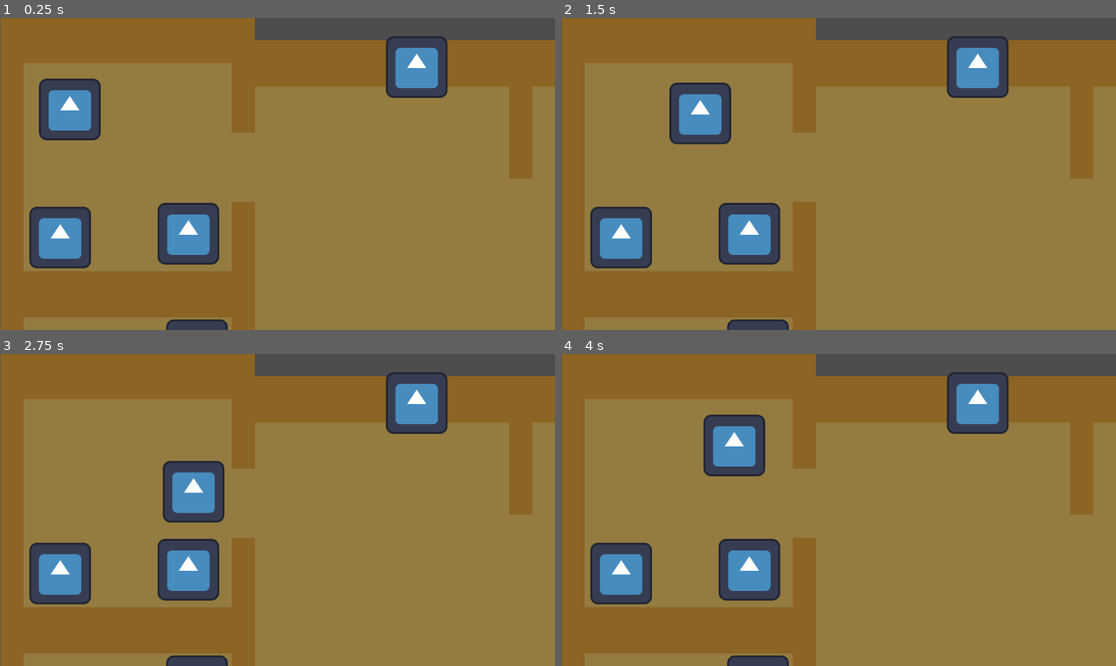
Above: before the commit, frames 1-4 (two rows, left to right).
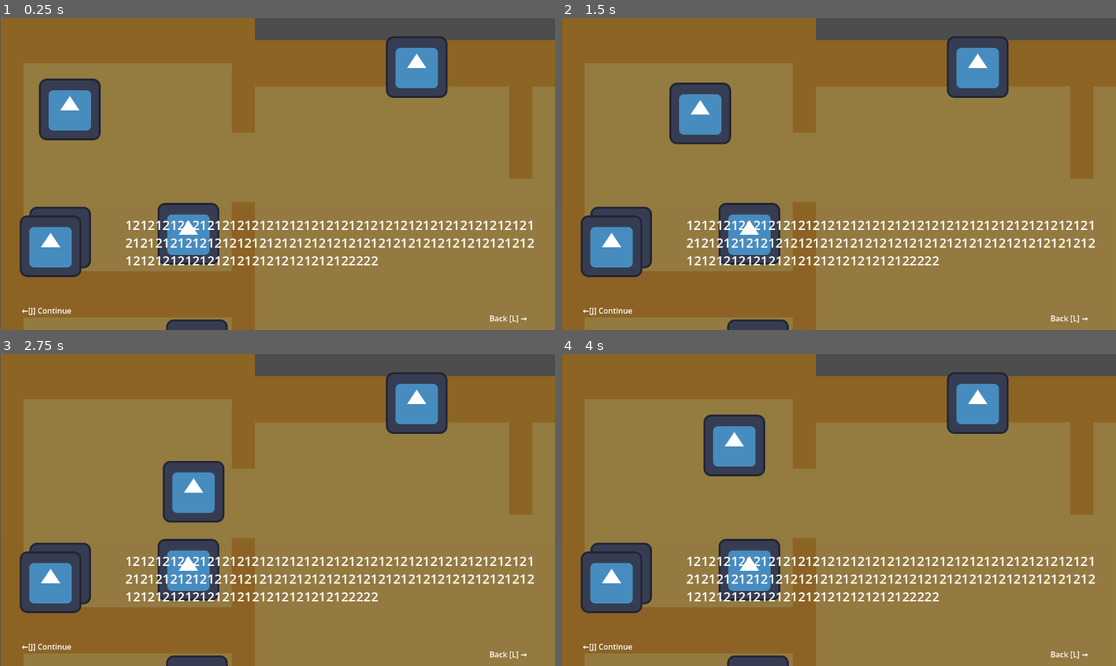
Above: after the commit, the same moments.

Repository: Isabelle1909/JuggleManMania
Game: Godot game, scene res://scenes/house.tscn
Two runs of this game, one before a commit and one after it. Both use one fixed random seed, a clock stepped at 60 frames per second and the inputs below. The engine's default icon, where the game draws it, is replaced by a stand-in: a white triangle on a blue panel in a dark square.
Inputs:
- Up to frame 1 (0.25 s): no input
- Up to frame 2 (1.5 s): tap Enter at 0.5 s; hold Right (ui_right) 0.53-1.28 s; hold Down (ui_down) from 1.28 s (still down)
- Up to frame 3 (2.75 s): release Down (ui_down) at 2.03 s; hold Right (ui_right) from 2.03 s (still down)
- Up to frame 4 (4 s): release Right (ui_right) at 2.78 s; hold Up (ui_up) 2.78-3.53 s; hold Left (ui_left) from 3.53 s (still down)

The runs differ from the first frame. In frame 1, 4.3% of the frame differs, in the area x 3-97%, y 63-98%; in frame 2, 4.3%; in frame 3, 4.3%; in frame 4, 4.3%.

Commit message:
beginnign

Diff:
--- a/juggle-man-mania-project/scenes/house.tscn
+++ b/juggle-man-mania-project/scenes/house.tscn
@@ -31,7 +31,6 @@
 position_smoothing_speed = 16.0
 
 [node name="text_ui" parent="." unique_id=1281821818 instance=ExtResource("4_se78b")]
-visible = false
 
 [node name="key_interactables" type="Node2D" parent="." unique_id=279575357]
 
--- a/juggle-man-mania-project/scripts/global/text_manager.gd
+++ b/juggle-man-mania-project/scripts/global/text_manager.gd
@@ -1,6 +1,7 @@
 extends Node
 
 var json_path = "res://data/test_json.json"
+var last_called
 
 var talked_to_nums = {
 	"wardrobe": 0,
@@ -32,13 +33,15 @@
 
 #called on interaction with object, which passes it's name
 func display_text(ob_name):
+
 	#increments the objects talk_to number
-	talked_to_nums[ob_name] += 1
-	#gets the correct text from the json file depending on object, time/day and number of
-	#times it's been spoken to
-	var path_string = str(SystemManager.time,"_",SystemManager.day,"_",SystemManager.mood)
-	var text = all_text[ob_name][path_string][str(talked_to_nums[ob_name])]
-	print(text)
-	#will use text box UI to display later for now prints to console
+	if last_called != ob_name:
+		talked_to_nums[ob_name] += 1
+		#gets the correct text from the json file depending on object, time/day and number of
+		#times it's been spoken to
+		var path_string = str(SystemManager.time,"_",SystemManager.day,"_",SystemManager.mood)
+		var text = all_text[ob_name][path_string][str(talked_to_nums[ob_name])]
+		print(text)
+		#will use text box UI to display later for now prints to console
 
-	pass
+	last_called = ob_name
--- a/juggle-man-mania-project/scripts/player.gd
+++ b/juggle-man-mania-project/scripts/player.gd
@@ -4,6 +4,7 @@
 var sprite_node_pos_tween: Tween
 var facing_ray
 var item_near
+var disabled = false
 
 func _physics_process(delta: float) -> void:
 	if !sprite_node_pos_tween or !sprite_node_pos_tween.is_running():
@@ -23,6 +24,9 @@
 		if facing_ray != null:
 			if facing_ray.is_colliding():
 				item_near = facing_ray.get_collider().name
+				#check if its a door
+				#TextManager.display_text(name)
+				print(item_near)
 
 
 func _move(dir: Vector2):
